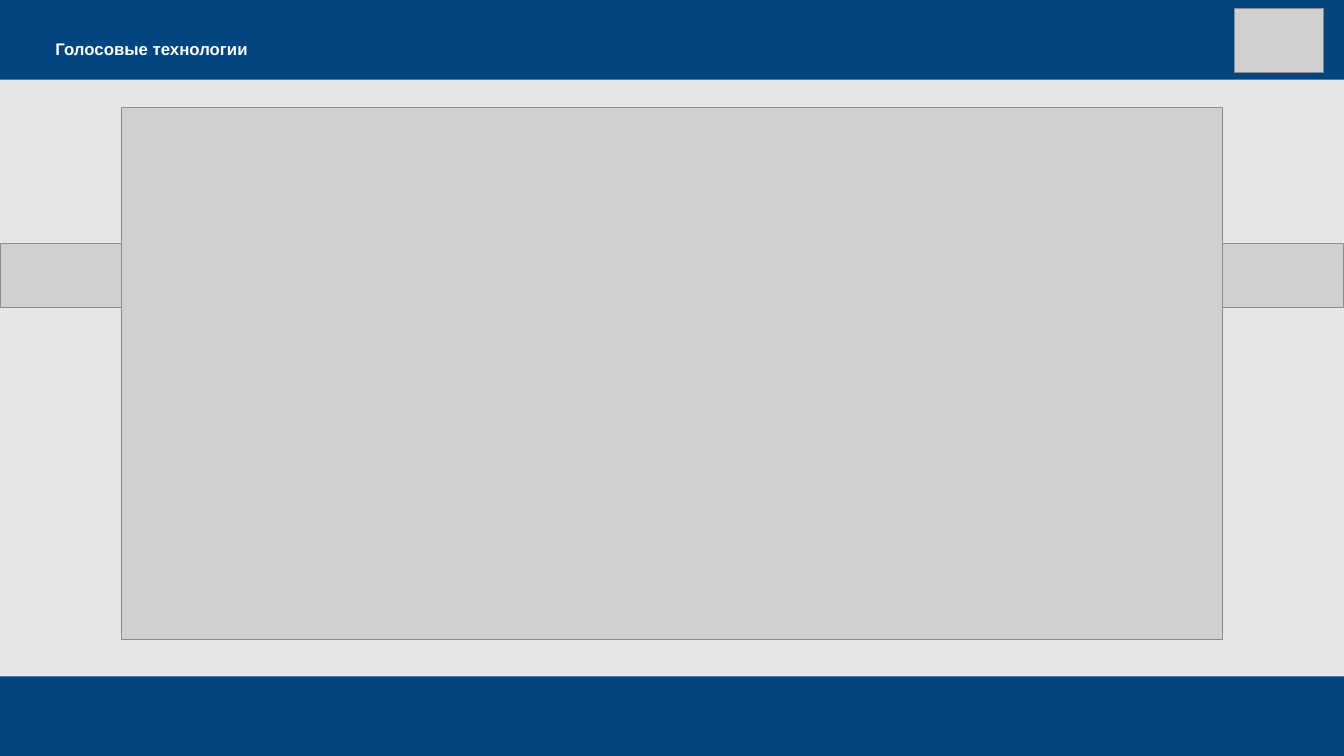
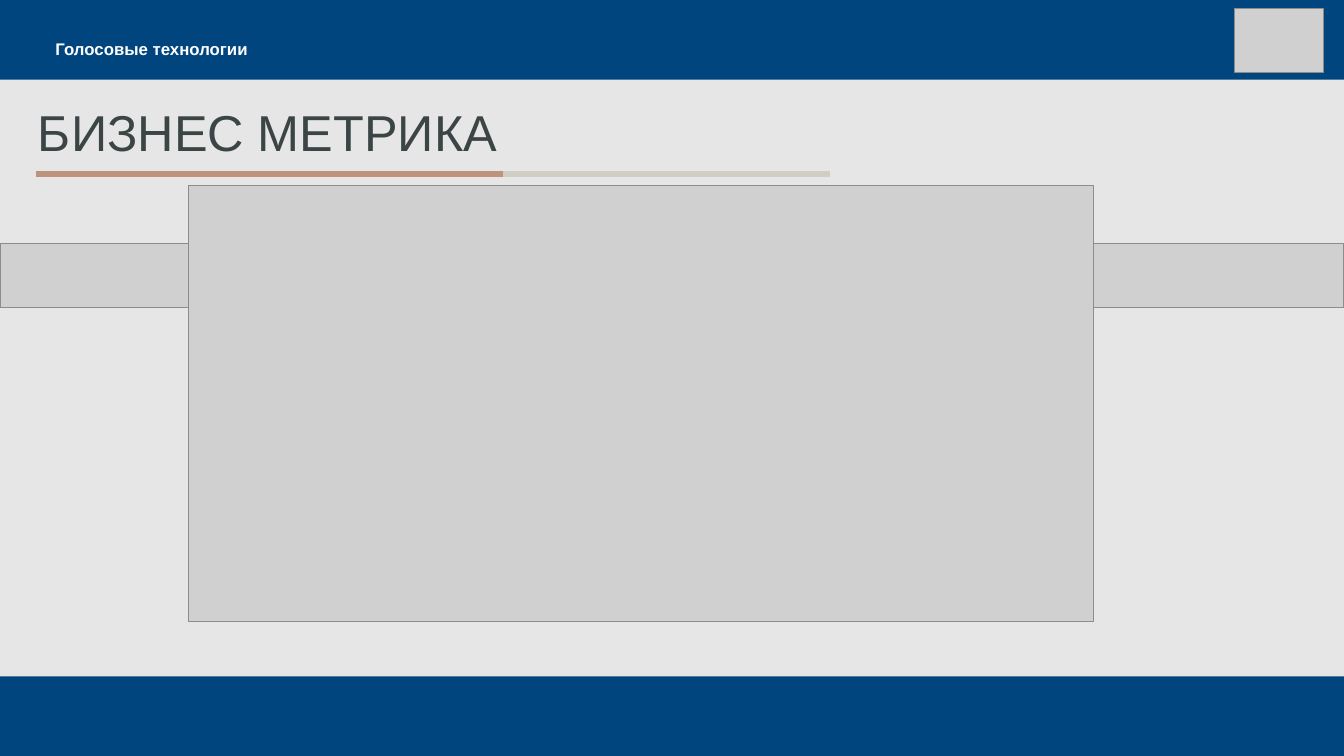
Before and after one commit to dmitrii-naumenko/Pet_SST_NLP, a slide deck: slide 5 of Презентация.pptx. Drawn at 1344x756 pixels with LibreOffice and Linux fonts; fonts in the diff are those of the drawing; grey boxes stand for pictures. Boxes give left, top, right and bottom in pixels: in the first picture for what was removed or moved away, otherwise in the second. Text is boxed around its words. In the diff, an @@ line names an element or a change of style, - is before the commit and + after.

```diff
--- a/Презентация.pptx
+++ b/Презентация.pptx
@@ title added at <box>38,116,497,152</box>, 36 pt, text #3B4546 @@
+БИЗНЕС МЕТРИКА
@@ line added from (503, 174) to (36, 174), #BE937E 4.5 pt @@
@@ line added from (831, 174) to (501, 174), #D0CDC5 4.5 pt @@
@@ picture: place and size @@
-picture at <box>121,108,1223,639</box>
+picture at <box>189,186,1094,622</box>
```
Also in this commit, not shown: 3 other slides changed.
